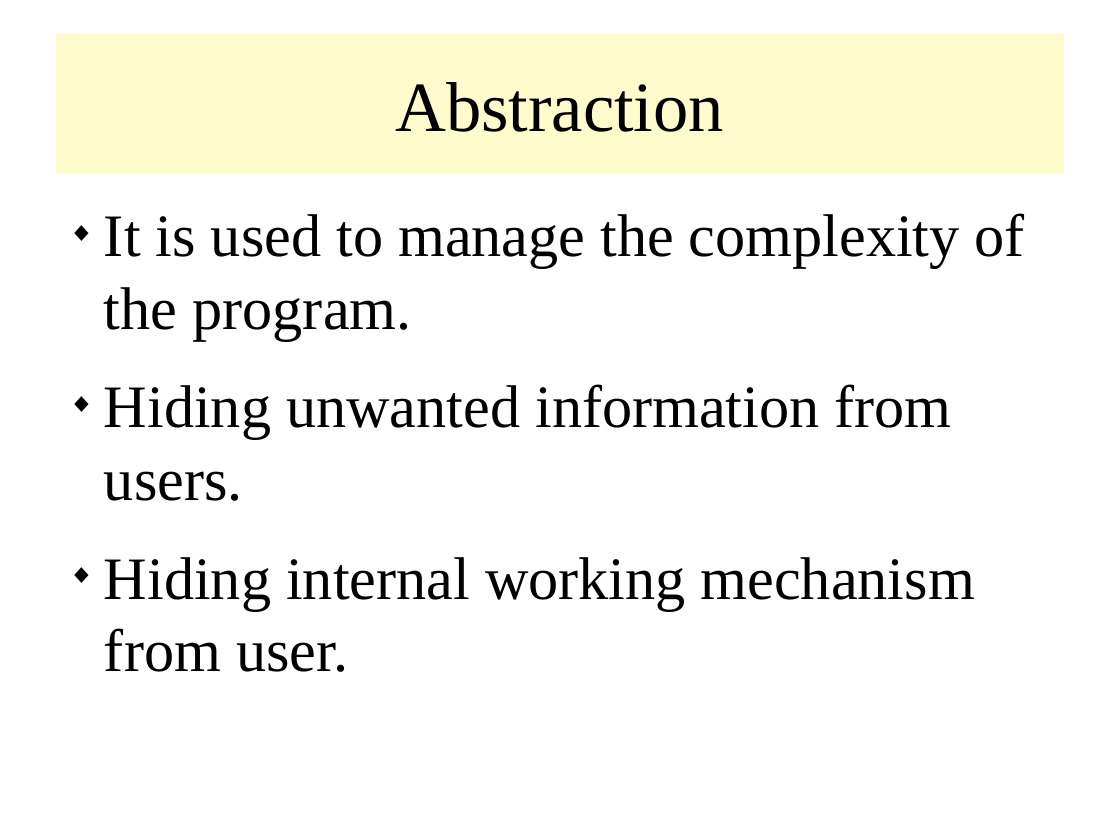
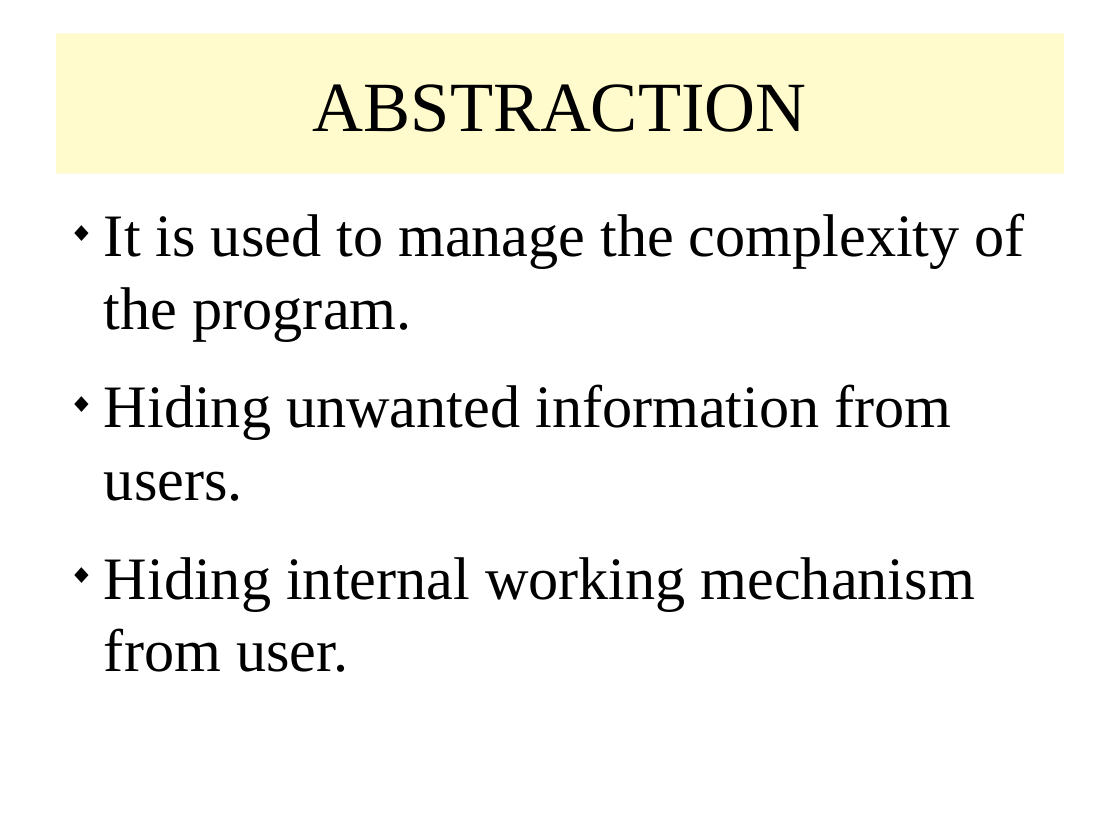
Before and after one commit to rajasekaran36/CS8392-OOPS, a slide deck: slide 11 of Slides/Unit 1/CS8392_U1_1_OOP_Intro.odp (slide 10 before the commit). Drawn at 1120x840 pixels with LibreOffice and Linux fonts; fonts in the diff are those of the drawing. Boxes give left, top, right and bottom in pixels: in the first picture for what was removed or moved away, otherwise in the second. Text is boxed around its words. In the diff, an @@ line names an element or a change of style, - is before the commit and + after.

```diff
--- a/Slides/Unit 1/CS8392_U1_1_OOP_Intro.odp
+++ b/Slides/Unit 1/CS8392_U1_1_OOP_Intro.odp
@@ title at (313, 84, 807, 132): text changed @@
-Abstraction
+ABSTRACTION
```
Also in this commit, not shown: 9 other slides changed, 2 slides added, 1 slide removed, 3 other files.
